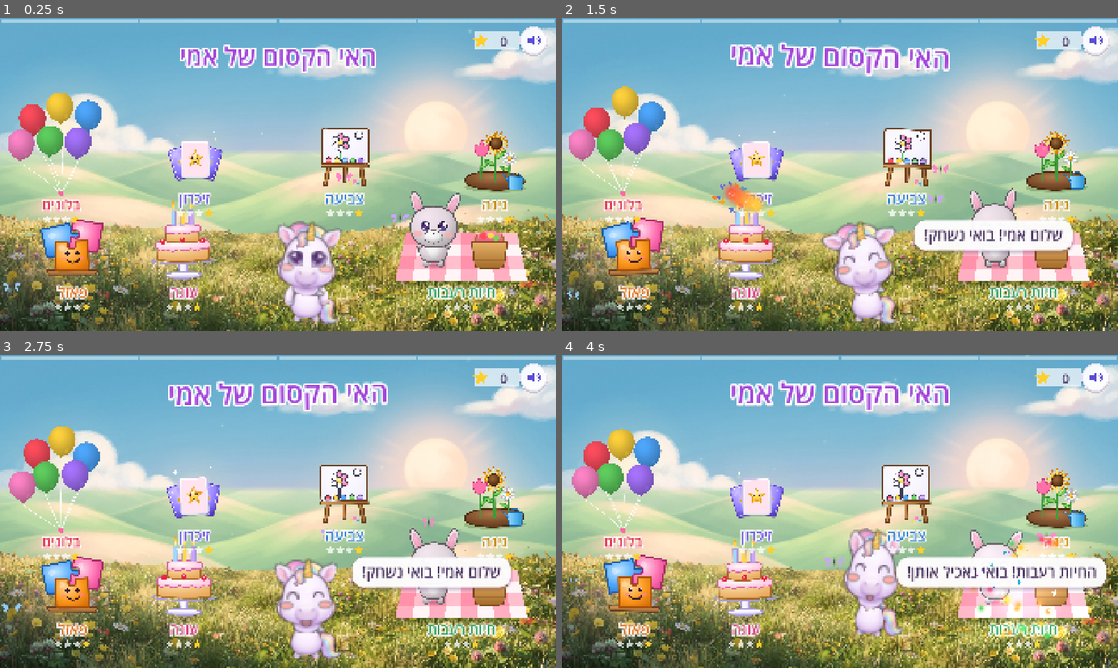
Above: before the commit, frames 1-4 (two rows, left to right).
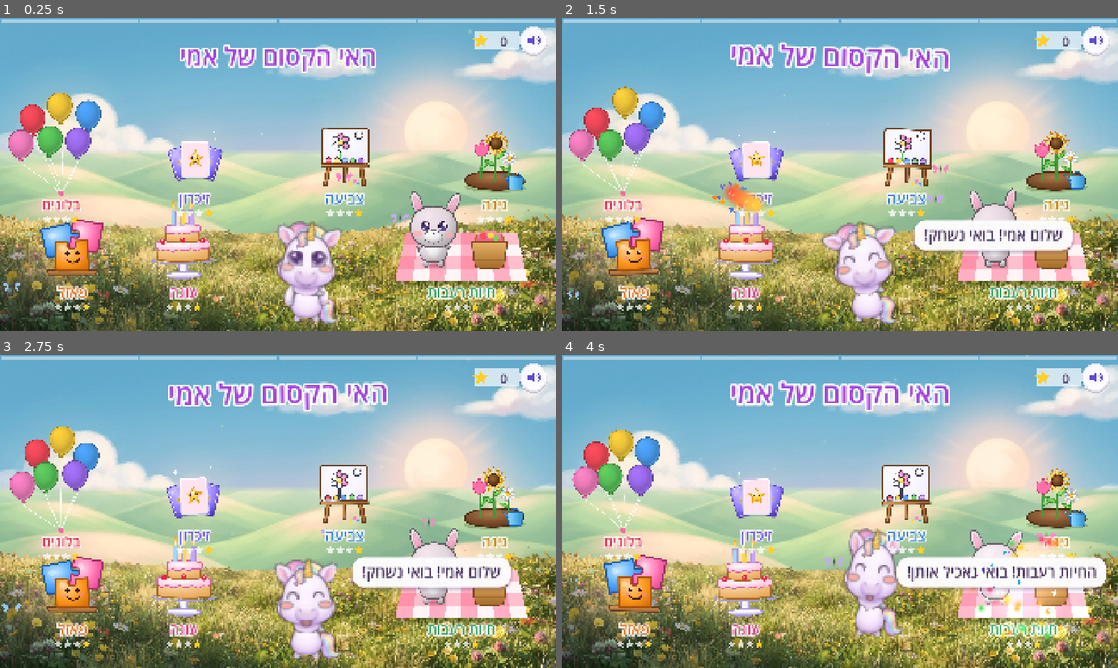
Above: after the commit, the same moments.

Repository: 0gring/EMI-Game
Game: Godot game, scene res://scenes/hub.tscn
The game is run twice, just before and just after one commit, with the same random seed, the same clock (stepped at 60 frames per second) and the same inputs.
Inputs (mouse positions are in pixels of both pictures, inside the frame that each line leads up to):
- Up to frame 1 (0.25 s): no input
- Up to frame 2 (1.5 s): move the mouse to (962, 158) at 0.52 s; click (962, 158) at 0.67 s; drag from (728, 190) to (812, 237) at 1.27 s
- Up to frame 3 (2.75 s): move the mouse to (333, 442) at 2.02 s; click (333, 442) at 2.17 s
- Up to frame 4 (4 s): drag from (812, 574) to (673, 464) at 2.77 s; move the mouse to (1006, 558) at 3.52 s; click (1006, 558) at 3.67 s

The runs differ from the first frame. In frame 1, 0.4% of the frame differs, in the area x 1-19%, y 24-46%; in frame 2, 0.4%, in the area x 1-19%, y 21-46%; in frame 3, 0.4%; in frame 4, 0.4%.

Commit message:
Paint the dog and cat, the food, and the colour balloons and gift box
Dog muzzles pin to the painted head's nose with one shared scale; the cat
wears the dog's eyes over its closed painted ones until its face sheet
comes. Bunny face pieces are cut and waiting for the bunny's body sheet.
Balloons: the face is wiped off one painted balloon and it is turned grey so
the game still tints it every colour. Cutout gets --strict for sheets with
purple pieces on magenta.

Co-Authored-By: Claude Opus 5.5 <noreply@anthropic.com>
Claude-Session: https://claude.ai/code/session_01Vq7rWJfLkRFcevPa2Fraqn

Diff:
--- a/godot/scripts/creature.gd
+++ b/godot/scripts/creature.gd
@@ -308,6 +308,11 @@
 		if m == "smile" and mc.has("idle"):
 			mouths[m] = Node2D.new()          # the painted face's own smile
 			head.add_child(mouths[m])
+		elif _has(kit, "mouth_" + m) and mc.has("px"):
+			# whole muzzles from a face sheet: one scale for all, each pinned by its nose
+			var tex: Texture2D = load("res://art/%s/mouth_%s.png" % [kit, m])
+			var an: Vector2 = mc["anchors"].get(m, Vector2(0.5, 0.5))
+			mouths[m] = piece(kit, "mouth_" + m, head, Vector2(0, mc["y"]), tex.get_height() * float(mc["px"]), an)
 		elif _has(kit, "mouth_" + m):
 			mouths[m] = piece(kit, "mouth_" + m, head, Vector2(0, mc["y"]), mc["h"])
 		else:
--- a/godot/scripts/painted.gd
+++ b/godot/scripts/painted.gd
@@ -80,4 +80,26 @@
 		"mouth": {"y": 150, "h": 70},
 		"cheeks": {"x": 235, "y": 75},
 	},
+	"dog": {
+		"kit": "dog",
+		"head_h": 640,
+		"ears": {"x": 335, "y": -150, "h": 400, "anchor": Vector2(0.62, 0.08), "rot": 0.1},
+		"tail": {"pos": Vector2(140, -150), "h": 170, "anchor": Vector2(0.05, 0.5)},
+		"eyes": {"x": 140, "y": -50, "h": 150, "happy_h": 70, "happy_y": -55},
+		# whole muzzles, each pinned to the painted head's nose
+		"mouth": {"y": 65, "px": 0.79, "anchors": {"smile": Vector2(0.48, 0.29), "open": Vector2(0.48, 0.22),
+			"o": Vector2(0.5, 0.18), "grin": Vector2(0.48, 0.26), "tongue": Vector2(0.47, 0.27)}},
+		"cheeks": {"x": 235, "y": 70},
+	},
+	"cat": {
+		"kit": "cat",
+		"eye_kit": "dog",
+		"head_h": 600,
+		"ears": {"x": 165, "y": -195, "h": 270, "anchor": Vector2(0.5, 0.92), "rot": 0.25},
+		"tail": {"pos": Vector2(140, -150), "h": 150, "anchor": Vector2(0.04, 0.35)},
+		# eyes laid over the painted closed ones until the cat's face sheet comes
+		"eyes": {"x": 136, "y": -116, "h": 150, "happy_h": 70, "happy_y": -120},
+		"mouth": {"y": 142, "h": 90, "idle": ""},
+		"cheeks": {"x": 225, "y": 60},
+	},
 }
Binary file added: godot/art/bunny/eye.png
Not shown, added: godot/art/bunny/eye.png.import
Binary file added: godot/art/bunny/eye_blink.png
Not shown, added: godot/art/bunny/eye_blink.png.import
Binary file added: godot/art/bunny/eye_happy.png
Not shown, added: godot/art/bunny/eye_happy.png.import
Binary file added: godot/art/bunny/leg_l.png
Not shown, added: godot/art/bunny/leg_l.png.import
Binary file added: godot/art/bunny/leg_r.png
Not shown, added: godot/art/bunny/leg_r.png.import
Binary file added: godot/art/bunny/mouth_grin.png
Not shown, added: godot/art/bunny/mouth_grin.png.import
(and 92 more such lines)
